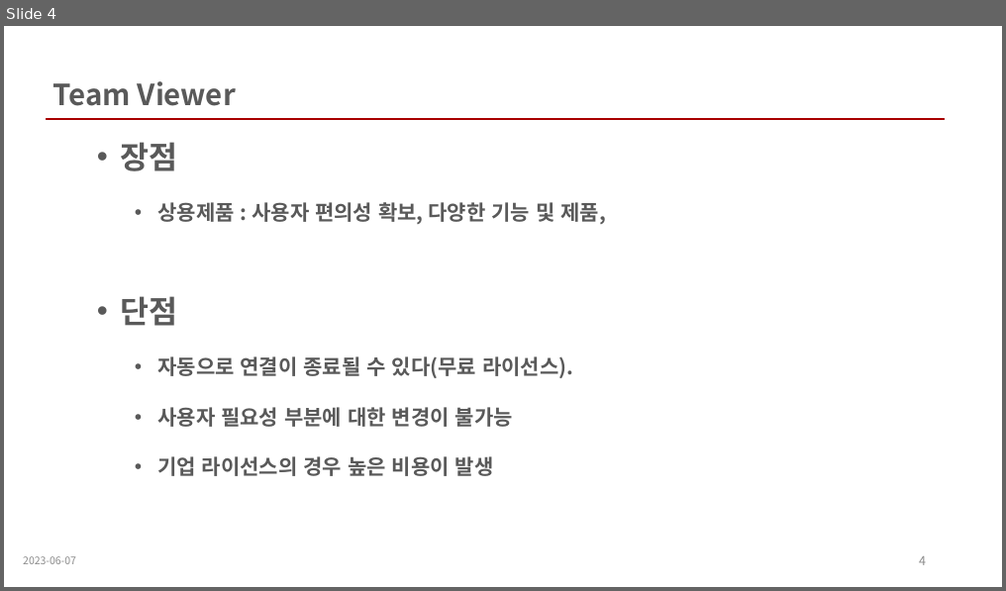
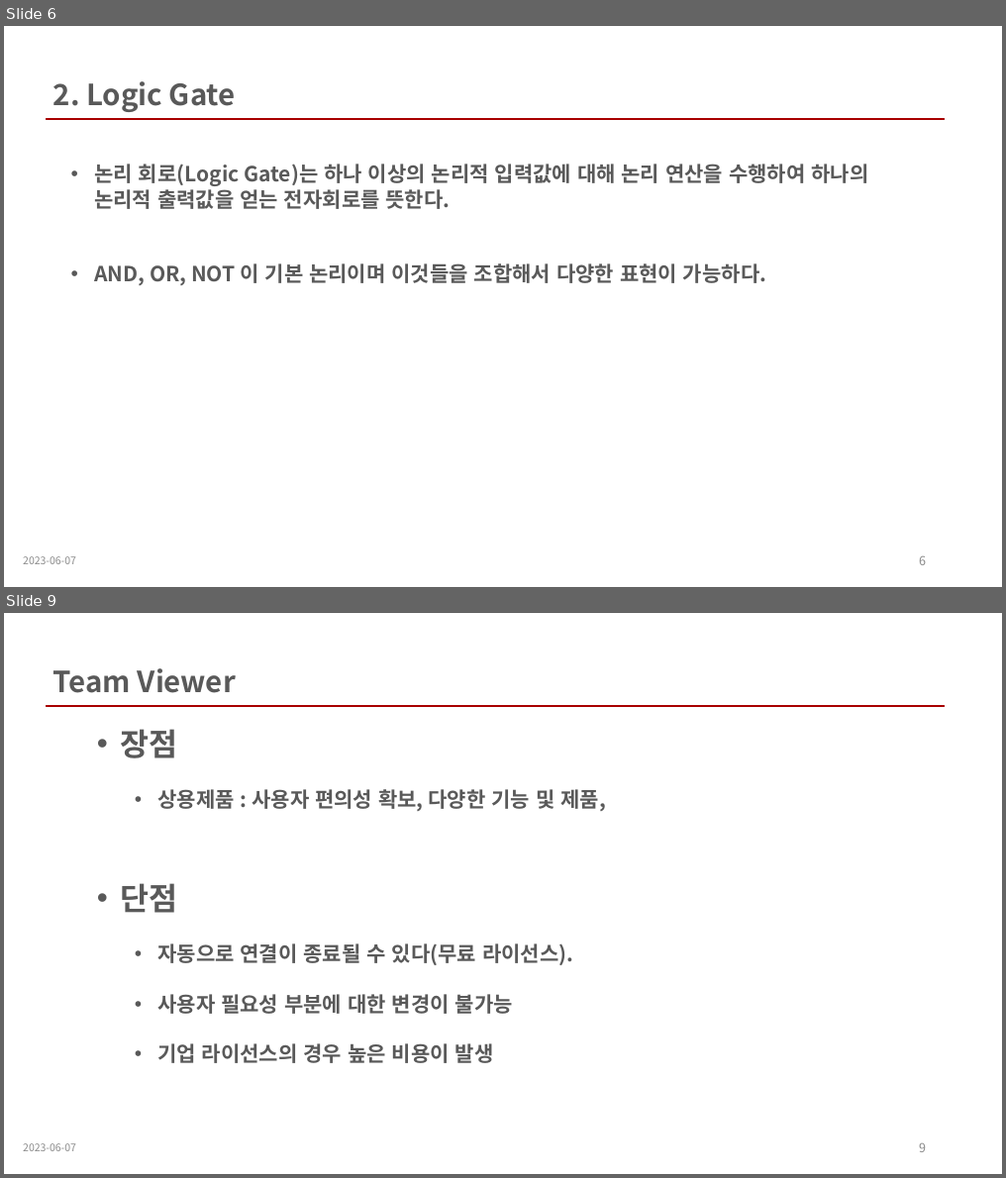
Before and after one commit to wkdnffla3/Dev_doc, a slide deck: deep_learning/DL_ppt/2_perceptron.pptx. Shown one above the other, each under a label of ours: slide 4 before the commit, slides 6 and 9 after it; the slides between them are not shown. The pictures are 1006x591 and 1006x1178 pixels, drawn with LibreOffice and Linux fonts; fonts in the diff are those of the drawing. Boxes give left, top, right and bottom in pixels: in the first picture for what was removed or moved away, otherwise in the second. Text is boxed around its words. In the diff, an @@ line names an element or a change of style, - is before the commit and + after.

```diff
--- a/deep_learning/DL_ppt/2_perceptron.pptx
+++ b/deep_learning/DL_ppt/2_perceptron.pptx
@@ slide 6 added at (4, 26, 1002, 587), background #FFFFFF @@
@@ text added at (54, 81, 236, 112), 28 pt, text #595959, bold @@
+2. Logic Gate
@@ line added from (46, 120) to (945, 120), #A80000 2.25 pt @@
@@ text added at (94, 164, 868, 285), 20 pt, text #595959, bold @@
+• 논리 회로(Logic Gate)는 하나 이상의 논리적 입력값에 대해 논리 연산을 수행하여 하나의 논리적 출력값을 얻는 전자회로를 뜻한다.
+• AND, OR, NOT 이 기본 논리이며 이것들을 조합해서 다양한 표현이 가능하다.
@@ text added at (23, 557, 76, 565), 10 pt, text #8C8C8C @@
+2023-06-07
@@ page number added at (919, 557, 926, 566), 12 pt, text #8C8C8C @@
+6
@@ what was slide 4 is now slide 9 @@
@@ page number at (919, 1144, 926, 1153): text changed @@
-4
+9
```
Also in this commit, not shown: 1 slide changed, 6 other slides added, 1 slide removed, 1 other file.
